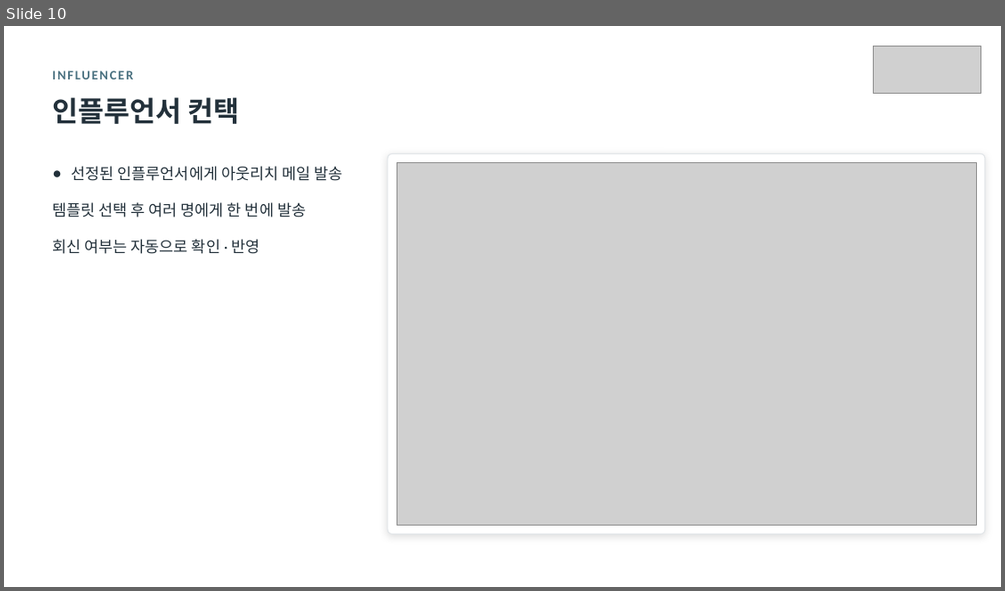
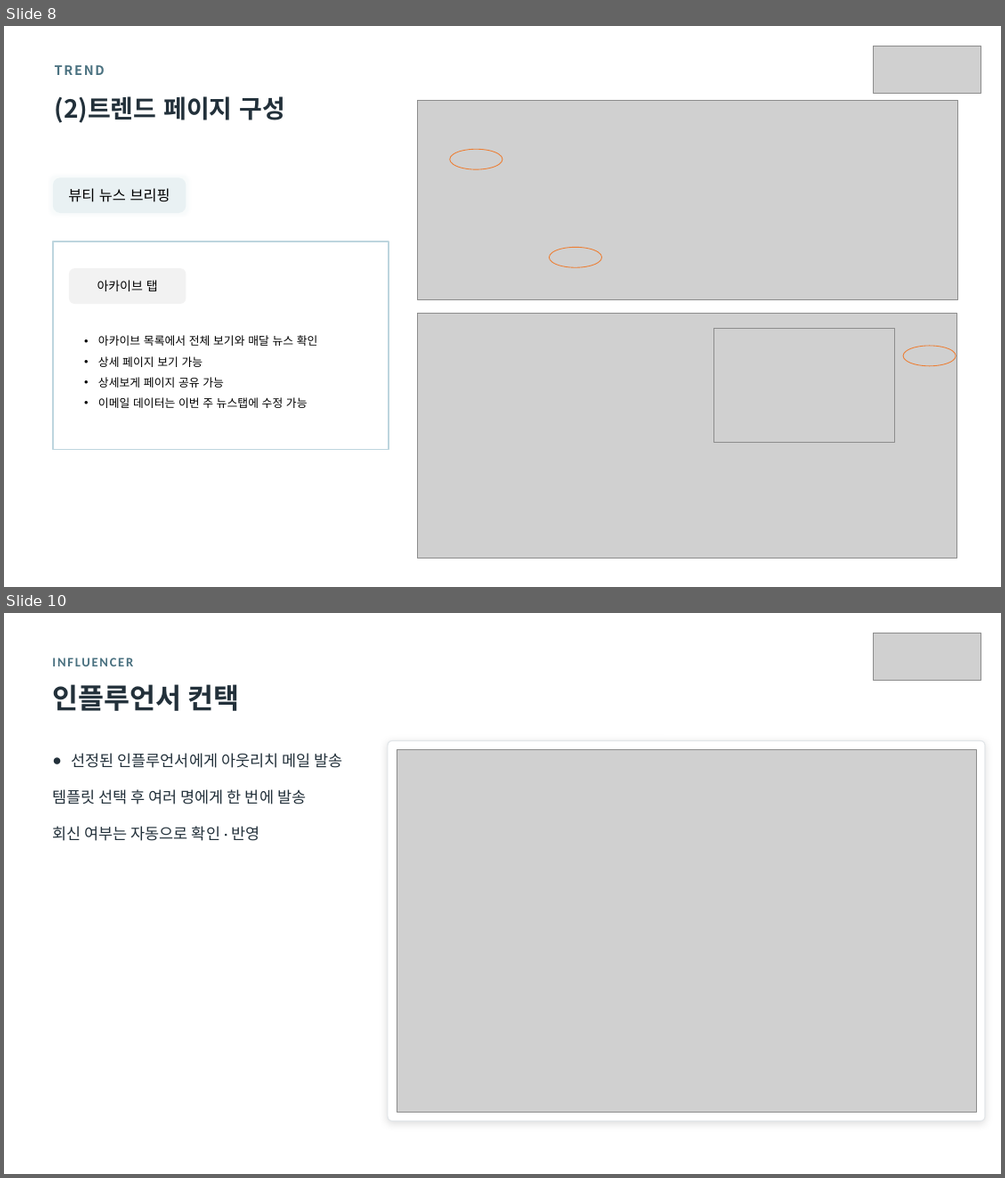
Before and after one commit to kaydeeloka/collab-net, a slide deck: docs/MiMuse_사용자매뉴얼.pptx. Shown one above the other, each under a label of ours: slide 10 before the commit, slides 8 and 10 after it; the slides between them are not shown. The pictures are 1005x591 and 1005x1178 pixels, drawn with LibreOffice and Linux fonts; fonts in the diff are those of the drawing; grey boxes stand for pictures. Boxes give left, top, right and bottom in pixels: in the first picture for what was removed or moved away, otherwise in the second. Text is boxed around its words. In the diff, an @@ line names an element or a change of style, - is before the commit and + after.

```diff
--- a/docs/MiMuse_사용자매뉴얼.pptx
+++ b/docs/MiMuse_사용자매뉴얼.pptx
@@ slide 8 added at (4, 26, 1001, 587), background #FFFFFF @@
@@ picture added at (873, 46, 980, 93) @@
@@ text added at (55, 65, 105, 75), 12.5 pt, text #4A7180, bold @@
+TREND
@@ text added at (55, 96, 286, 123), 24 pt, text #22303A, bold @@
+(2)트렌드 페이지 구성
@@ picture added at (418, 100, 958, 299) @@
@@ ellipse added at (450, 150, 502, 169), outline #ED7D31 0.75 pt @@
@@ rounded rectangle added at (53, 178, 186, 213), fill #BED6DE at 25% opacity, 14 pt, text #000000 @@
+뷰티 뉴스 브리핑
@@ rectangle added at (53, 241, 388, 450), outline #BDD5DE 1.5 pt @@
@@ ellipse added at (550, 248, 601, 267), outline #ED7D31 0.75 pt @@
@@ rounded rectangle added at (69, 268, 186, 305), fill #E7E6E6 at 50% opacity, 12 pt, text #000000 @@
+아카이브 탭
@@ picture added at (418, 313, 957, 557) @@
@@ text added at (98, 335, 318, 408), 11 pt, text #000000 @@
+• 아카이브 목록에서 전체 보기와 매달 뉴스 확인
+• 상세 페이지 보기 가능
+• 상세보게 페이지 공유 가능
+• 이메일 데이터는 이번 주 뉴스탭에 수정 가능
@@ picture added at (713, 328, 895, 442) @@
@@ ellipse added at (903, 346, 955, 365), outline #ED7D31 0.75 pt @@
```
Also in this commit, not shown: 4 slides changed, 1 slide removed, 6 other files.
